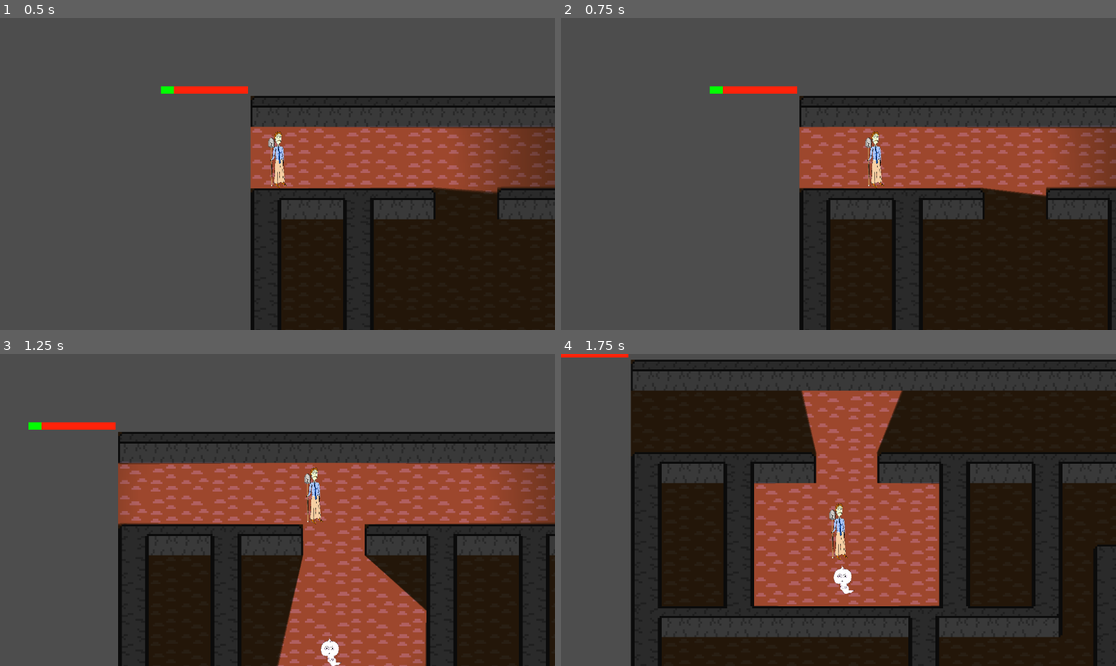
Above: before the commit, frames 1-4 (two rows, left to right).
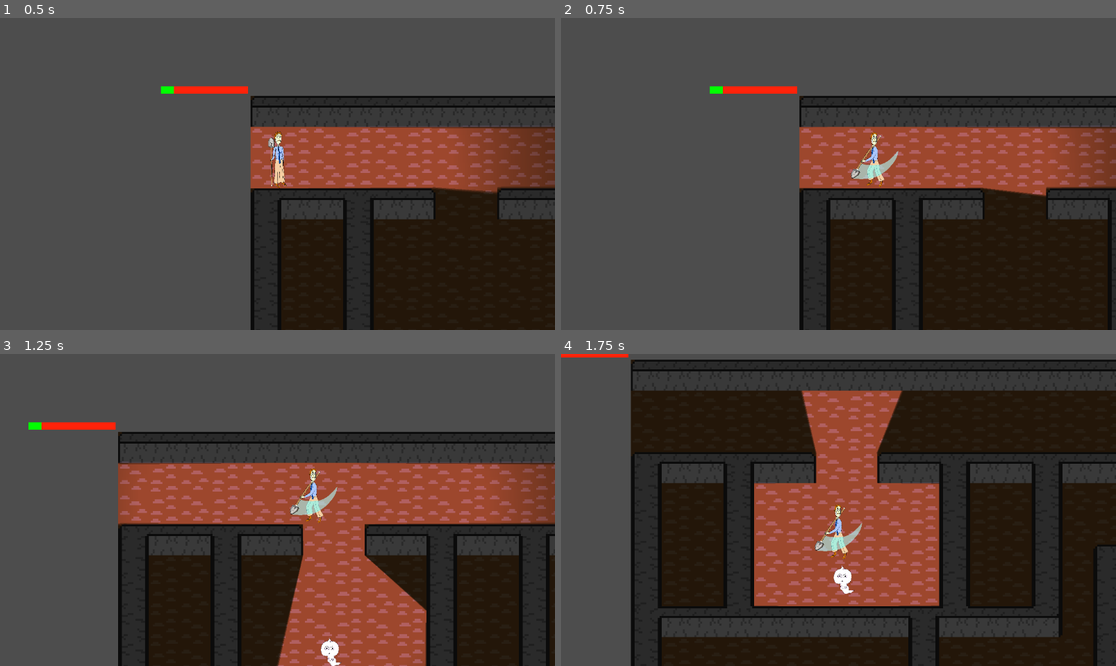
Above: after the commit, the same moments.

Repository: c-tim/spiritCorps
Game: Godot game, scene res://Scenes/ProtoLevel1.tscn
Same seed, same stepped clock (60 frames per second), same inputs: the game is played once before the commit and once after it.
Inputs:
- Up to frame 1 (0.5 s): no input
- Up to frame 2 (0.75 s): tap Enter at 0.5 s; hold Right (Droite) from 0.53 s (still down); tap E (Attaque) at 0.6 s
- Up to frame 3 (1.25 s): keep holding Right (Droite)
- Up to frame 4 (1.75 s): release Right (Droite) at 1.28 s; hold S (Bas) from 1.28 s (still down); tap E (Attaque) at 1.35 s

Frame 1 is identical in both runs. In frame 2, 0.6% of the frame differs, in the area x 52-61%, y 36-55%; in frame 3, 0.6%; in frame 4, 0.6%.
Error before the commit: Trying to assign value of type 'Node2D' to a variable of type 'ennemi_spirituel_main.gd'. (res://Scripts/ennemi_spirituel.gd:6)

Commit message:
truc animations

Diff:
--- a/spiritcorps/Scenes/Player.tscn
+++ b/spiritcorps/Scenes/Player.tscn
@@ -8,6 +8,7 @@
 [ext_resource type="Texture2D" uid="uid://dxvte6e5lx11j" path="res://Assets/perso principal avec pelle.png" id="4_megsn"]
 [ext_resource type="Texture2D" uid="uid://jjwfshy3psfk" path="res://Assets/perso principal avachi.png" id="5_yoq75"]
 [ext_resource type="Texture2D" uid="uid://b0kpd4q32sa3" path="res://Assets/esprit dos.png" id="6_52ee3"]
+[ext_resource type="Texture2D" uid="uid://cvqk3utx868dw" path="res://Assets/perso principal attaque.png" id="6_ksbbd"]
 [ext_resource type="Texture2D" uid="uid://bfwoqukr6fo2a" path="res://Assets/esprit face.png" id="7_bhhdu"]
 [ext_resource type="PackedScene" uid="uid://dfimigy2vdivy" path="res://Scenes/player_health_component.tscn" id="10_yoq75"]
 
@@ -18,6 +19,10 @@
 [sub_resource type="AtlasTexture" id="AtlasTexture_glx4g"]
 atlas = ExtResource("5_yoq75")
 region = Rect2(0, 0, 388, 835)
+
+[sub_resource type="AtlasTexture" id="AtlasTexture_miouo"]
+atlas = ExtResource("6_ksbbd")
+region = Rect2(0, 0, 690, 821)
 
 [sub_resource type="AtlasTexture" id="AtlasTexture_nn08x"]
 atlas = ExtResource("3_5ixxa")
@@ -39,6 +44,14 @@
 }],
 "loop": true,
 "name": &"Soulless",
+"speed": 5.0
+}, {
+"frames": [{
+"duration": 1.0,
+"texture": SubResource("AtlasTexture_miouo")
+}],
+"loop": true,
+"name": &"attaque",
 "speed": 5.0
 }, {
 "frames": [{
@@ -117,7 +130,7 @@
 light_mask = 2
 scale = Vector2(0.3, 0.3)
 sprite_frames = SubResource("SpriteFrames_52ee3")
-animation = &"Face"
+animation = &"attaque"
 autoplay = "Face"
 
 [node name="StaticCollision" type="StaticBody2D" parent="Corps"]
--- a/spiritcorps/Scripts/Player_launcher.gd
+++ b/spiritcorps/Scripts/Player_launcher.gd
@@ -1,6 +1,8 @@
 class_name Player extends Node2D
 
 
+
+@onready var animated_sprite_2d: AnimatedSprite2D = $Corps/AnimatedSprite2D
 
 @onready var corps: CharacterBody2D = $Corps
 @onready var ame: CharacterBody2D = $Ame
@@ -24,6 +26,7 @@
 	ame.set_collision_layer_value(2,false)
 	ame.position=corps.position
 	transmit_ame_node_to_main_level.emit(ame)
+
 
 
 func _process(delta: float) -> void:
--- a/spiritcorps/Scripts/corps.gd
+++ b/spiritcorps/Scripts/corps.gd
@@ -11,7 +11,6 @@
 func _physics_process(delta: float) -> void:
 
 	if can_move:
-		animation.play("Face")
 		var direction_x := Input.get_axis("Gauche","Droite")
 		var direction_y := Input.get_axis("Haut","Bas")
 
@@ -45,8 +44,10 @@
 
 func attack():
 	attacking=true
-	print("attaque joueur")
+	animation.play("attaque")
 	zone_attaque.monitoring=true
 	await get_tree().create_timer(attack_delay).timeout
 	zone_attaque.monitoring=false
 	attacking=false
+	await get_tree().create_timer(1.5).timeout
+	animation.play("Face")
--- a/spiritcorps/Scripts/ennemi_spirituel.gd
+++ b/spiritcorps/Scripts/ennemi_spirituel.gd
@@ -3,7 +3,7 @@
 @onready var detection_area: Area2D = $DetectionArea
 @onready var attack_area: Area2D = $AttackArea
 @onready var animation: AnimatedSprite2D = $AnimatedSprite2D
-@onready var ennemi_spirituel: Ennemi_Spirituel = $".."
+
 
 const SPEED = 250.0
 const DIST_MIN = 30.0
--- a/spiritcorps/Scripts/petit_fantome_main.gd
+++ b/spiritcorps/Scripts/petit_fantome_main.gd
@@ -44,8 +44,10 @@
 	position.y = move_toward(position.y, objective_pos.y, STEP_PHANTOM/sqrt(2))
 	#position.x += randf_range(-5 * distance/(10*STEP_PHANTOM), 5*distance/(10*STEP_PHANTOM))
 	#position.y += randf_range(-5*distance/(10*STEP_PHANTOM), 5*distance/(10*STEP_PHANTOM))
-	#if _is_touching_brume():
-	#	waiting=true
+	if _is_touching_brume():
+		waiting=true
+	else:
+		waiting=false
 
 
 func set_position_phantom(pos: Vector2):
Binary file added: spiritcorps/Assets/perso principal attaque.png
Not shown, added: spiritcorps/Assets/perso principal attaque.png.import
Not shown: 1 places in spiritcorps/Scenes/Player.tscn that only renumber resources
Not shown: 1 places in spiritcorps/Scenes/ProtoLevel1.tscn that only renumber resources
